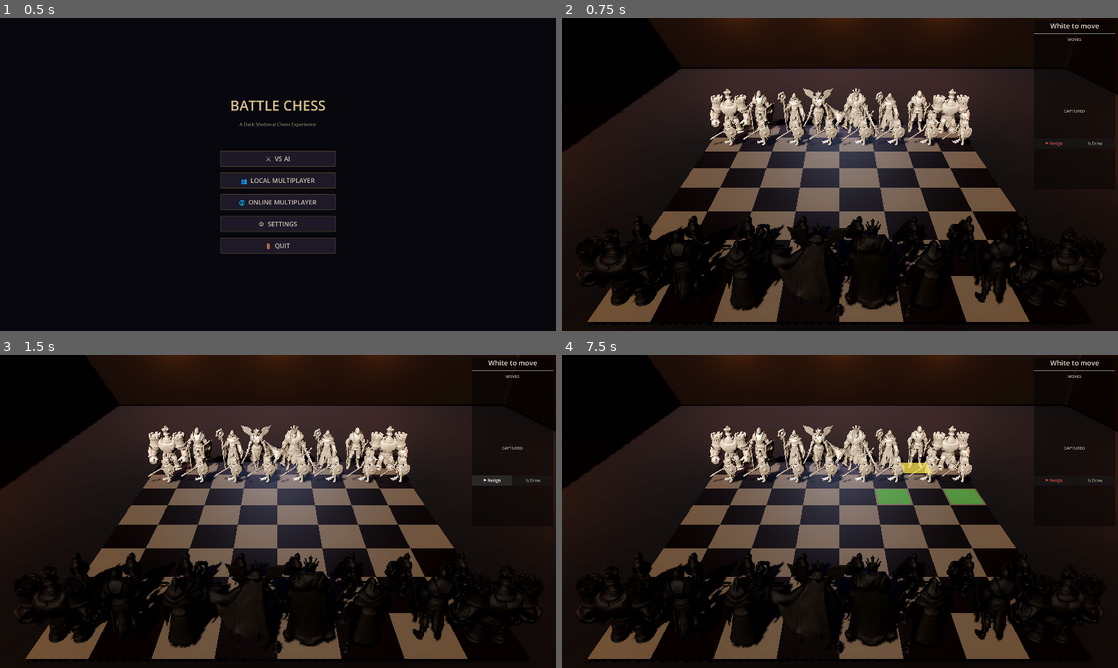
Above: before the commit, frames 1-4 (two rows, left to right).
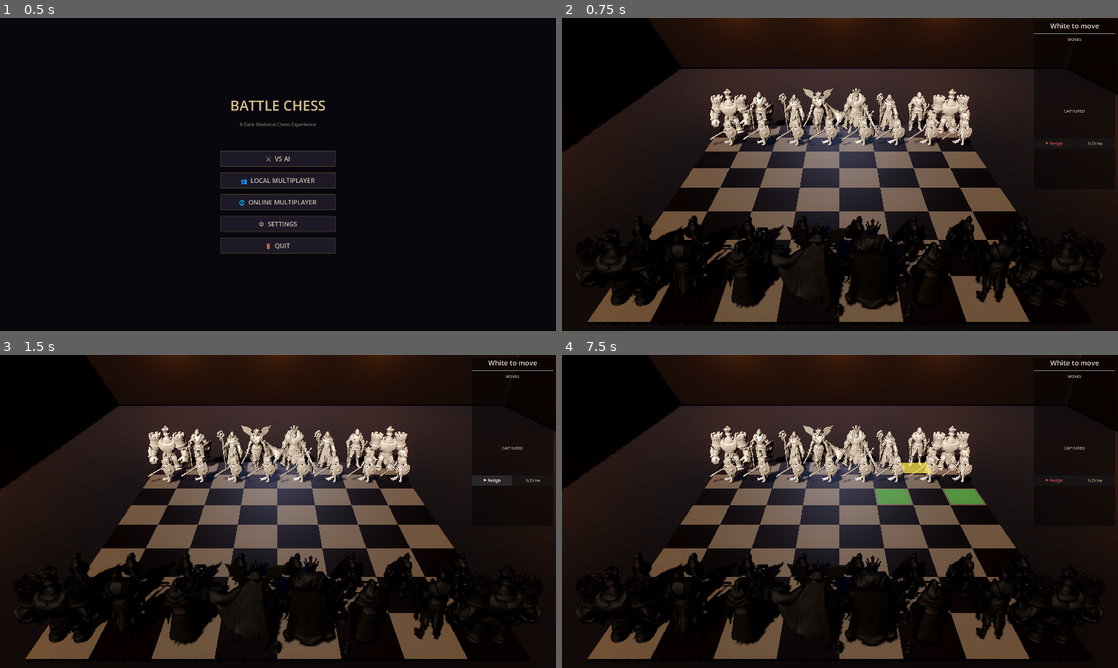
Above: after the commit, the same moments.

Repository: jmmcclure/battlechess
Game: Godot game, scene res://scenes/main.tscn
The game is run twice, just before and just after one commit, with the same random seed, the same clock (stepped at 60 frames per second) and the same inputs.
Inputs (mouse positions are in pixels of both pictures, inside the frame that each line leads up to):
- Up to frame 1 (0.5 s): no input
- Up to frame 2 (0.75 s): click "⚔ VS AI" at 0.5 s
- Up to frame 3 (1.5 s): click "⚑ Resign" at 1.25 s
- Up to frame 4 (7.5 s): click "½ Draw" at 2 s; click "⚑ Resign" at 2.75 s; click "½ Draw" at 3.5 s; click "⚑ Resign" at 4.25 s; click "½ Draw" at 5 s; tap Enter at 5.75, 7.25 s; move the mouse to (962, 495) at 5.77 s; click (962, 495) at 5.92 s; tap Space at 6.02, 6.5 s; drag from (728, 527) to (812, 574) at 6.52 s; move the mouse to (895, 442) at 7.27 s; click (895, 442) at 7.42 s

Frame 1 is identical in both runs. In frame 2, 1.1% of the frame differs, in the area x 17-83%, y 23-94%; in frame 3, 1.1%; in frame 4, 1.1%, in the area x 17-83%, y 22-94%.

Commit message:
Knight and Bishop scale to 2.6
Co-authored-by: Copilot <223556219+Copilot@users.noreply.github.com>

Diff:
--- a/scripts/chess/board.gd
+++ b/scripts/chess/board.gd
@@ -235,7 +235,7 @@
 		model_instance.name = "Model"
 		piece.add_child(model_instance)
 		# Apply uniform scale per piece type — tuned manually
-		var piece_scales := [0.0, 1.8, 3.0, 2.8, 2.8, 3.1, 3.1]
+		var piece_scales := [0.0, 1.8, 3.0, 2.6, 2.6, 3.1, 3.1]
 		# Y offset per piece type — lifts model so bottom sits on board
 		var piece_y_offsets := [0.0, 1.0, 1.4, 1.4, 1.4, 1.4, 1.4]
 		var s: float = piece_scales[type]
